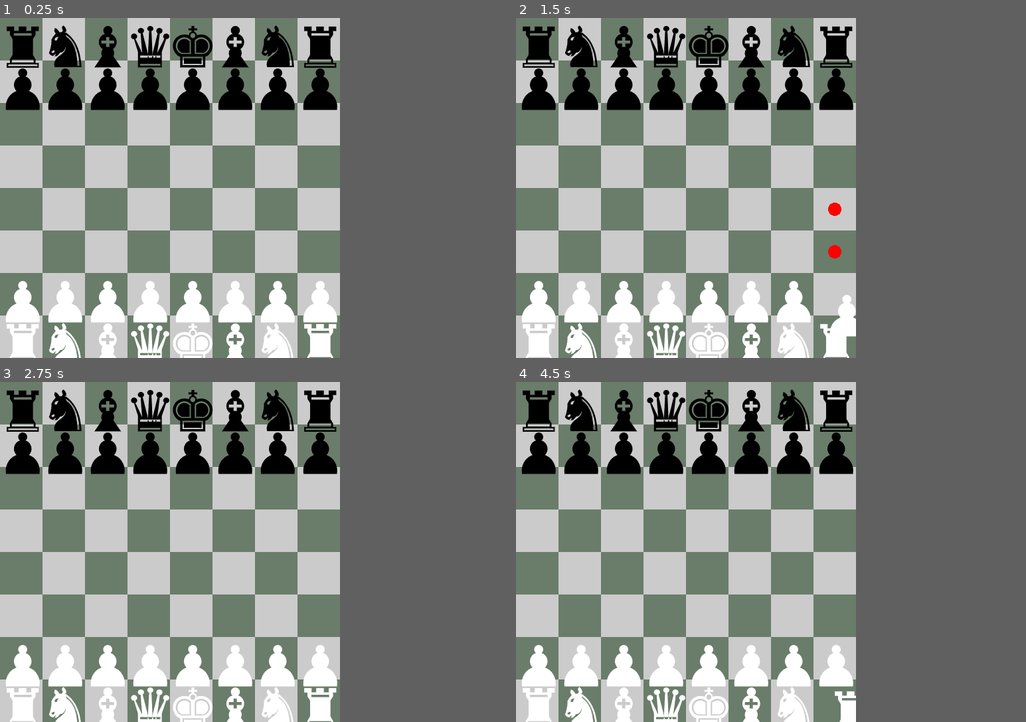
Above: before the commit, frames 1-4 (two rows, left to right).
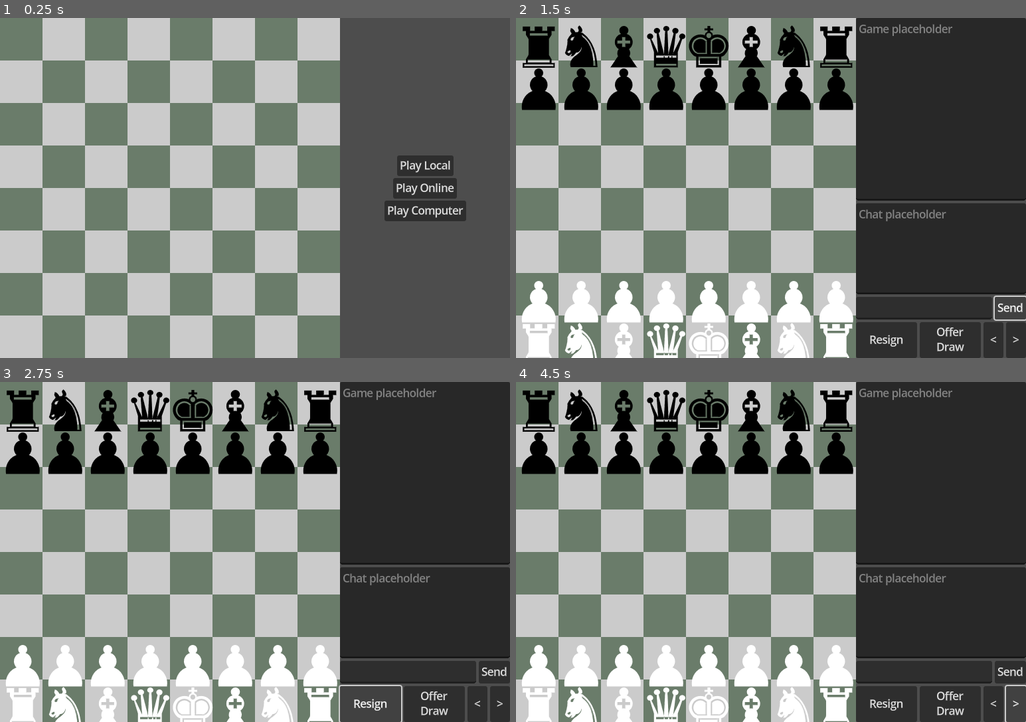
Above: after the commit, the same moments.

Repository: NiahSSBM/chess
Game: Godot game, scene res://scenes/main.tscn
Two runs of this game, one before a commit and one after it. Both use one fixed random seed, a clock stepped at 60 frames per second and the inputs below.
Inputs (mouse positions are in pixels of both pictures, inside the frame that each line leads up to):
- Up to frame 1 (0.25 s): no input
- Up to frame 2 (1.5 s): click (801, 188) at 0.5 s, where only the run after the commit has a clickable "Play Online"; click (847, 307) at 1.25 s, where only the run after the commit has a clickable "Send"
- Up to frame 3 (2.75 s): click (244, 705) at 2 s, where only the run after the commit has a clickable "Resign"
- Up to frame 4 (4.5 s): click (806, 705) at 2.75 s, where only the run after the commit has a clickable "Offer Draw"; click (832, 705) at 3.5 s, where only the run after the commit has a clickable "<"; click (847, 705) at 4.25 s, where only the run after the commit has a clickable ">"
In our replay, the window is 512x512 before the commit and 768x512 after it. These sizes can differ from the game's own. Grey fills any space a smaller window leaves; there, only what the larger window draws over its background counts as a difference.

The runs differ from the first frame. In frame 1, 17% of the frame differs, in the area x 1-92%, y 2-100%; in frame 2, 2.8%; in frame 3, 2.9%; in frame 4, 2.6%.

Commit message:
UI skeleton

Diff:
--- a/game_state.gd
+++ b/game_state.gd
@@ -7,6 +7,8 @@
 var whos_turn: Player
 var home_player: Player
 var away_player: Player
+
+var piece_res: Resource = preload("res://scenes/piece.tscn")
 
 func _ready():
 	Globals.connect("turn_passed", _on_turn_passed)
@@ -107,3 +109,58 @@
 		board = line + "\n" + board
 		line = ""
 	print(board)
+
+
+func reset_board():
+	var pieces: Array[Node] = get_children()
+	for piece in pieces:
+		piece.free()
+
+
+func _create_piece(pos: Vector2i, type: Piece.PieceType, player_owner: Player):
+	var piece = piece_res.instantiate()
+	piece.board_position = pos
+	piece.type = type
+	piece.player_owner = player_owner
+	piece.color = player_owner.color
+	add_child(piece)
+
+
+func init_pieces(home: Player, away: Player):
+	# Black back row
+	_create_piece(Vector2i(0, 0), Piece.PieceType.ROOK, home)
+	_create_piece(Vector2i(1, 0), Piece.PieceType.KNIGHT, home)
+	_create_piece(Vector2i(2, 0), Piece.PieceType.BISHOP, home)
+	_create_piece(Vector2i(3, 0), Piece.PieceType.QUEEN, home)
+	_create_piece(Vector2i(4, 0), Piece.PieceType.KING, home)
+	_create_piece(Vector2i(5, 0), Piece.PieceType.BISHOP, home)
+	_create_piece(Vector2i(6, 0), Piece.PieceType.KNIGHT, home)
+	_create_piece(Vector2i(7, 0), Piece.PieceType.ROOK, home)
+	# Black pawns
+	_create_piece(Vector2i(0, 1), Piece.PieceType.PAWN, home)
+	_create_piece(Vector2i(1, 1), Piece.PieceType.PAWN, home)
+	_create_piece(Vector2i(2, 1), Piece.PieceType.PAWN, home)
+	_create_piece(Vector2i(3, 1), Piece.PieceType.PAWN, home)
+	_create_piece(Vector2i(4, 1), Piece.PieceType.PAWN, home)
+	_create_piece(Vector2i(5, 1), Piece.PieceType.PAWN, home)
+	_create_piece(Vector2i(6, 1), Piece.PieceType.PAWN, home)
+	_create_piece(Vector2i(7, 1), Piece.PieceType.PAWN, home)
+
+	# White back row
+	_create_piece(Vector2i(0, 7), Piece.PieceType.ROOK, away)
+	_create_piece(Vector2i(1, 7), Piece.PieceType.KNIGHT, away)
+	_create_piece(Vector2i(2, 7), Piece.PieceType.BISHOP, away)
+	_create_piece(Vector2i(3, 7), Piece.PieceType.QUEEN, away)
+	_create_piece(Vector2i(4, 7), Piece.PieceType.KING, away)
+	_create_piece(Vector2i(5, 7), Piece.PieceType.BISHOP, away)
+	_create_piece(Vector2i(6, 7), Piece.PieceType.KNIGHT, away)
+	_create_piece(Vector2i(7, 7), Piece.PieceType.ROOK, away)
+	# White pawns
+	_create_piece(Vector2i(0, 6), Piece.PieceType.PAWN, away)
+	_create_piece(Vector2i(1, 6), Piece.PieceType.PAWN, away)
+	_create_piece(Vector2i(2, 6), Piece.PieceType.PAWN, away)
+	_create_piece(Vector2i(3, 6), Piece.PieceType.PAWN, away)
+	_create_piece(Vector2i(4, 6), Piece.PieceType.PAWN, away)
+	_create_piece(Vector2i(5, 6), Piece.PieceType.PAWN, away)
+	_create_piece(Vector2i(6, 6), Piece.PieceType.PAWN, away)
+	_create_piece(Vector2i(7, 6), Piece.PieceType.PAWN, away)
--- /dev/null
+++ b/right_panel_control.gd
@@ -0,0 +1,38 @@
+extends Control
+
+
+func _ready():
+	position = Vector2i(Globals.BOARD_SIZE * Globals.TILE_SIZE, 0) * DisplayServer.screen_get_scale()
+
+
+func _on_play_local_button_pressed():
+	var player: Player = Player.new(Piece.PieceColor.WHITE, Player.playerType.LOCAL)
+	var opponent: Player = Player.new(Piece.PieceColor.BLACK, Player.playerType.LOCAL)
+
+	GameState.reset_board()
+	GameState.init_pieces(player, opponent)
+	GameState.start_game(player, opponent)
+	Globals.game_start.emit()
+	queue_free()
+
+
+func _on_play_computer_button_pressed():
+	var player: Player = Player.new(Piece.PieceColor.WHITE, Player.playerType.LOCAL)
+	var opponent: Player = Player.new(Piece.PieceColor.BLACK, Player.playerType.AI)
+
+	GameState.reset_board()
+	GameState.init_pieces(player, opponent)
+	GameState.start_game(player, opponent)
+	Globals.game_start.emit()
+	queue_free()
+
+
+func _on_play_online_button_pressed():
+	var player: Player = Player.new(Piece.PieceColor.WHITE, Player.playerType.LOCAL)
+	var opponent: Player = Player.new(Piece.PieceColor.BLACK, Player.playerType.NETWORK)
+
+	GameState.reset_board()
+	GameState.init_pieces(player, opponent)
+	GameState.start_game(player, opponent)
+	Globals.game_start.emit()
+	queue_free()
--- /dev/null
+++ b/scenes/in_game_ui.tscn
@@ -0,0 +1,95 @@
+[gd_scene load_steps=2 format=3 uid="uid://8wgp3ocxf2ay"]
+
+[ext_resource type="Script" uid="uid://brnnuhd8duiuv" path="res://scripts/in_game_ui.gd" id="1_kplmn"]
+
+[node name="InGameUi" type="Control"]
+layout_mode = 3
+anchors_preset = 0
+offset_right = 256.0
+offset_bottom = 512.0
+script = ExtResource("1_kplmn")
+
+[node name="VBoxContainer" type="VBoxContainer" parent="."]
+layout_mode = 1
+anchors_preset = 15
+anchor_right = 1.0
+anchor_bottom = 1.0
+grow_horizontal = 2
+grow_vertical = 2
+
+[node name="GameTextEdit" type="TextEdit" parent="VBoxContainer"]
+layout_mode = 2
+size_flags_vertical = 3
+text = "Game placeholder"
+editable = false
+context_menu_enabled = false
+emoji_menu_enabled = false
+shortcut_keys_enabled = false
+virtual_keyboard_enabled = false
+virtual_keyboard_show_on_focus = false
+middle_mouse_paste_enabled = false
+empty_selection_clipboard_enabled = false
+
+[node name="ChatTextEdit" type="TextEdit" parent="VBoxContainer"]
+layout_mode = 2
+size_flags_vertical = 3
+size_flags_stretch_ratio = 0.5
+text = "Chat placeholder"
+editable = false
+context_menu_enabled = false
+emoji_menu_enabled = false
+shortcut_keys_enabled = false
+virtual_keyboard_enabled = false
+virtual_keyboard_show_on_focus = false
+middle_mouse_paste_enabled = false
+empty_selection_clipboard_enabled = false
+
+[node name="HBoxContainer" type="HBoxContainer" parent="VBoxContainer"]
+layout_mode = 2
+size_flags_vertical = 3
+size_flags_stretch_ratio = 0.12
+
+[node name="MessageBoxTextEdit" type="TextEdit" parent="VBoxContainer/HBoxContainer"]
+layout_mode = 2
+size_flags_horizontal = 3
+size_flags_vertical = 3
+
+[node name="Button" type="Button" parent="VBoxContainer/HBoxContainer"]
+layout_mode = 2
+size_flags_horizontal = 3
+size_flags_stretch_ratio = 0.2
+text = "Send"
+
+[node name="BottomUIHBox" type="HBoxContainer" parent="VBoxContainer"]
+layout_mode = 2
+
+[node name="DrawResignHBox" type="HBoxContainer" parent="VBoxContainer/BottomUIHBox"]
+layout_mode = 2
+size_flags_horizontal = 3
+
+[node name="ResignButton" type="Button" parent="VBoxContainer/BottomUIHBox/DrawResignHBox"]
+layout_mode = 2
+size_flags_horizontal = 3
+text = "Resign"
+
+[node name="OfferDrawButton" type="Button" parent="VBoxContainer/BottomUIHBox/DrawResignHBox"]
+custom_minimum_size = Vector2(50, 0)
+layout_mode = 2
+size_flags_horizontal = 3
+text = "Offer Draw"
+autowrap_mode = 2
+
+[node name="HBoxContainer" type="HBoxContainer" parent="VBoxContainer/BottomUIHBox"]
+layout_mode = 2
+
+[node name="BackButton" type="Button" parent="VBoxContainer/BottomUIHBox/HBoxContainer"]
+custom_minimum_size = Vector2(30, 0)
+layout_mode = 2
+size_flags_horizontal = 3
+text = "<"
+
+[node name="ForwardButton" type="Button" parent="VBoxContainer/BottomUIHBox/HBoxContainer"]
+custom_minimum_size = Vector2(30, 0)
+layout_mode = 2
+size_flags_horizontal = 3
+text = ">"
--- a/scenes/main.tscn
+++ b/scenes/main.tscn
@@ -1,7 +1,8 @@
-[gd_scene load_steps=4 format=3 uid="uid://bsjnd355cxwqc"]
+[gd_scene load_steps=5 format=3 uid="uid://bsjnd355cxwqc"]
 
 [ext_resource type="Script" uid="uid://bihldgnjfpvac" path="res://scripts/main.gd" id="1_jyhfs"]
 [ext_resource type="Script" uid="uid://cuqbqsfj7aqcm" path="res://scripts/board.gd" id="2_0wfyh"]
+[ext_resource type="Script" uid="uid://cy021fc3esj7q" path="res://scripts/ui_root_control.gd" id="4_tbgi4"]
 [ext_resource type="Script" uid="uid://c12pj77qtcxk" path="res://scripts/input_handler.gd" id="5_tbgi4"]
 
 [node name="Node2D" type="Node2D"]
@@ -12,3 +13,10 @@
 
 [node name="InputHandler" type="Node" parent="."]
 script = ExtResource("5_tbgi4")
+
+[node name="UIRootControl" type="Control" parent="."]
+layout_mode = 3
+anchors_preset = 0
+offset_right = 40.0
+offset_bottom = 40.0
+script = ExtResource("4_tbgi4")
--- /dev/null
+++ b/scenes/start_game_ui.tscn
@@ -0,0 +1,59 @@
+[gd_scene load_steps=2 format=3 uid="uid://bwn3q3ie17me3"]
+
+[ext_resource type="Script" uid="uid://bmtodx1x01wwc" path="res://right_panel_control.gd" id="1_c8jvb"]
+
+[node name="StartGameUI" type="Control"]
+layout_mode = 3
+anchors_preset = 0
+offset_right = 256.0
+offset_bottom = 512.0
+script = ExtResource("1_c8jvb")
+
+[node name="PlayLocalButton" type="Button" parent="."]
+layout_mode = 1
+anchors_preset = 8
+anchor_left = 0.5
+anchor_top = 0.5
+anchor_right = 0.5
+anchor_bottom = 0.5
+offset_left = -42.0
+offset_top = -49.0
+offset_right = 43.0
+offset_bottom = -18.0
+grow_horizontal = 2
+grow_vertical = 2
+text = "Play Local"
+
+[node name="PlayComputerButton" type="Button" parent="."]
+layout_mode = 1
+anchors_preset = 8
+anchor_left = 0.5
+anchor_top = 0.5
+anchor_right = 0.5
+anchor_bottom = 0.5
+offset_left = -61.0
+offset_top = 19.0
+offset_right = 62.0
+offset_bottom = 50.0
+grow_horizontal = 2
+grow_vertical = 2
+text = "Play Computer"
+
+[node name="PlayOnlineButton" type="Button" parent="."]
+layout_mode = 1
+anchors_preset = 8
+anchor_left = 0.5
+anchor_top = 0.5
+anchor_right = 0.5
+anchor_bottom = 0.5
+offset_left = -48.0
+offset_top = -15.5
+offset_right = 48.0
+offset_bottom = 15.5
+grow_horizontal = 2
+grow_vertical = 2
+text = "Play Online"
+
+[connection signal="pressed" from="PlayLocalButton" to="." method="_on_play_local_button_pressed"]
+[connection signal="pressed" from="PlayComputerButton" to="." method="_on_play_computer_button_pressed"]
+[connection signal="pressed" from="PlayOnlineButton" to="." method="_on_play_online_button_pressed"]
--- a/scripts/board.gd
+++ b/scripts/board.gd
@@ -5,6 +5,8 @@
 func _ready():
 	_create_tile_set()
 	_setup_board()
+
+	z_index = -2
 
 
 func _create_tile_set():
--- a/scripts/game.gd
+++ b/scripts/game.gd
@@ -6,8 +6,7 @@
 	var target: Vector2i = _notation_to_target(notation)
 	var target_marker = _get_marker_at_position(target)
 
-	if Globals.DEBUG_PRINT:
-		print(notation)
+	print(notation)
 	if check_move(notation) and !_is_position_check(piece, target):
 		if piece.type == Piece.PieceType.KING and target.x - 2 == piece.board_position.x: # Castle right, ensure relevant spaces are not attacked
 			if !_is_position_attacked(piece.color, piece.board_position) and !_is_position_attacked(piece.color, piece.board_position + Vector2i(1, 0)) and !_is_position_attacked(piece.color, piece.board_position + Vector2i(2, 0)):
@@ -31,7 +30,14 @@
 		if pass_turn:
 			Globals.turn_passed.emit()
 		piece.position = target_marker.position - Globals.position_offset
-		_check_game_over()
+		var reason: int = _check_game_over()
+		match reason:
+			1:
+				print("Stalemate by repetition!")
+			2:
+				print("Checkmate!")
+			3:
+				print("Stalemate!")
 		return true
 	else:
 		if Globals.DEBUG_PRINT:
@@ -96,22 +102,21 @@
 	return target_piece
 
 
-func _check_game_over() -> bool:
+func _check_game_over() -> int:
 	var current_board: Array[int] = GameState.get_board()
 	var times_board_seen: int = 1
 	for i in GameState.turn:
 		if current_board == GameState.get_previous_board(i + 1):
 			times_board_seen += 1
 			if times_board_seen == 3:
-				print("Stalemate by repetition!")
-				return true
+				return 1
 
 	var pieces: Array[Node] = get_tree().get_nodes_in_group(Piece.PieceColor.keys()[GameState.whos_turn.color].to_lower())
 	for piece in pieces:
 		var moves: Array[bool] = check_possible_moves(piece, true)
 		for move in moves:
 			if move:
-				return false
+				return 0
 
 	var kings: Array[Node] = get_tree().get_nodes_in_group("king")
 	var king: Piece
@@ -120,11 +125,9 @@
 			king = k
 
 	if _is_position_attacked(GameState.whos_turn.color, king.board_position):
-		print("Checkmate!")
-	else:
-		print("Stalemate!")
-
-	return true
+		return 2
+	else:
+		return 3
 
 
 func _is_position_check(piece: Piece, target: Vector2i) -> bool:
--- a/scripts/globals.gd
+++ b/scripts/globals.gd
@@ -3,8 +3,9 @@
 const BOARD_SIZE: int = 8
 const TILE_SIZE: int = 64
 const DEBUG_DRAW: bool = false
-const DEBUG_PRINT: bool = true
-var position_offset := Vector2(Globals.TILE_SIZE / 2,Globals.TILE_SIZE / 2)
+const DEBUG_PRINT: bool = false
+@warning_ignore("integer_division")
+var position_offset := Vector2(Globals.TILE_SIZE / 2, Globals.TILE_SIZE / 2)
 
 @warning_ignore("unused_signal")
 signal piece_picked_up(p: Piece)
@@ -12,3 +13,5 @@
 signal piece_dropped(p: Piece)
 @warning_ignore("unused_signal")
 signal turn_passed()
+@warning_ignore("unused_signal")
+signal game_start()
--- /dev/null
+++ b/scripts/in_game_ui.gd
@@ -0,0 +1,5 @@
+extends Control
+
+
+func _ready():
+	position = Vector2i(Globals.BOARD_SIZE * Globals.TILE_SIZE, 0) * DisplayServer.screen_get_scale()
--- a/scripts/input_handler.gd
+++ b/scripts/input_handler.gd
@@ -3,7 +3,6 @@
 var piece_held: Piece
 var mouse_position: Vector2
 var mouse_position_woffset: Vector2
-@warning_ignore("integer_division")
 
 
 func _ready():
--- a/scripts/main.gd
+++ b/scripts/main.gd
@@ -1,61 +1,5 @@
 extends Node2D
 
-var piece_res: Resource = preload("res://scenes/piece.tscn")
-
 func _ready():
-	get_window().size = Vector2i(Globals.BOARD_SIZE * Globals.TILE_SIZE, Globals.BOARD_SIZE * Globals.TILE_SIZE)
-
-	var player: Player = Player.new(Piece.PieceColor.WHITE, Player.playerType.LOCAL)
-	var ai: Player = Player.new(Piece.PieceColor.BLACK, Player.playerType.AI)
-
-	_init_pieces(player, ai)
-	GameState.start_game(player, ai)
-
-
-func _create_piece(pos: Vector2i, type: Piece.PieceType, player_owner: Player):
-	var piece = piece_res.instantiate()
-	piece.board_position = pos
-	piece.type = type
-	piece.player_owner = player_owner
-	piece.color = player_owner.color
-	add_child(piece)
-
-
-func _init_pieces(home: Player, away: Player):
-	# Black back row
-	_create_piece(Vector2i(0, 0), Piece.PieceType.ROOK, home)
-	_create_piece(Vector2i(1, 0), Piece.PieceType.KNIGHT, home)
-	_create_piece(Vector2i(2, 0), Piece.PieceType.BISHOP, home)
-	_create_piece(Vector2i(3, 0), Piece.PieceType.QUEEN, home)
-	_create_piece(Vector2i(4, 0), Piece.PieceType.KING, home)
-	_create_piece(Vector2i(5, 0), Piece.PieceType.BISHOP, home)
-	_create_piece(Vector2i(6, 0), Piece.PieceType.KNIGHT, home)
-	_create_piece(Vector2i(7, 0), Piece.PieceType.ROOK, home)
-	# Black pawns
-	_create_piece(Vector2i(0, 1), Piece.PieceType.PAWN, home)
-	_create_piece(Vector2i(1, 1), Piece.PieceType.PAWN, home)
-	_create_piece(Vector2i(2, 1), Piece.PieceType.PAWN, home)
-	_create_piece(Vector2i(3, 1), Piece.PieceType.PAWN, home)
-	_create_piece(Vector2i(4, 1), Piece.PieceType.PAWN, home)
-	_create_piece(Vector2i(5, 1), Piece.PieceType.PAWN, home)
-	_create_piece(Vector2i(6, 1), Piece.PieceType.PAWN, home)
-	_create_piece(Vector2i(7, 1), Piece.PieceType.PAWN, home)
-
-	# White back row
-	_create_piece(Vector2i(0, 7), Piece.PieceType.ROOK, away)
-	_create_piece(Vector2i(1, 7), Piece.PieceType.KNIGHT, away)
-	_create_piece(Vector2i(2, 7), Piece.PieceType.BISHOP, away)
-	_create_piece(Vector2i(3, 7), Piece.PieceType.QUEEN, away)
-	_create_piece(Vector2i(4, 7), Piece.PieceType.KING, away)
-	_create_piece(Vector2i(5, 7), Piece.PieceType.BISHOP, away)
-	_create_piece(Vector2i(6, 7), Piece.PieceType.KNIGHT, away)
-	_create_piece(Vector2i(7, 7), Piece.PieceType.ROOK, away)
-	# White pawns
-	_create_piece(Vector2i(0, 6), Piece.PieceType.PAWN, away)
-	_create_piece(Vector2i(1, 6), Piece.PieceType.PAWN, away)
-	_create_piece(Vector2i(2, 6), Piece.PieceType.PAWN, away)
-	_create_piece(Vector2i(3, 6), Piece.PieceType.PAWN, away)
-	_create_piece(Vector2i(4, 6), Piece.PieceType.PAWN, away)
-	_create_piece(Vector2i(5, 6), Piece.PieceType.PAWN, away)
-	_create_piece(Vector2i(6, 6), Piece.PieceType.PAWN, away)
-	_create_piece(Vector2i(7, 6), Piece.PieceType.PAWN, away)
+	get_window().content_scale_factor = DisplayServer.screen_get_scale()
+	get_window().size = Vector2i(Globals.BOARD_SIZE * Globals.TILE_SIZE * 1.5, Globals.BOARD_SIZE * Globals.TILE_SIZE) * DisplayServer.screen_get_scale()
--- a/scripts/piece.gd
+++ b/scripts/piece.gd
@@ -60,9 +60,11 @@
 	if is_en_passantable and not clear_en_pessantable_next_turn:
 		clear_en_pessantable_next_turn = true
 
+
 func _process(_delta):
 	if Globals.DEBUG_DRAW:
 		queue_redraw()
+
 
 func _gui_input(event):
 	if GameState.whos_turn.color == color:
--- /dev/null
+++ b/scripts/ui_root_control.gd
@@ -0,0 +1,16 @@
+extends Control
+
+var start_game_res: Resource = preload("res://scenes/start_game_ui.tscn")
+var in_game_res: Resource = preload("res://scenes/in_game_ui.tscn")
+
+
+func _ready():
+	var start_game = start_game_res.instantiate()
+	add_child(start_game)
+
+	Globals.connect("game_start", _on_game_start)
+
+
+func _on_game_start():
+	var in_game = in_game_res.instantiate()
+	add_child(in_game)
Not shown, added: right_panel_control.gd.uid
Not shown, added: scripts/in_game_ui.gd.uid
Not shown, added: scripts/ui_root_control.gd.uid
